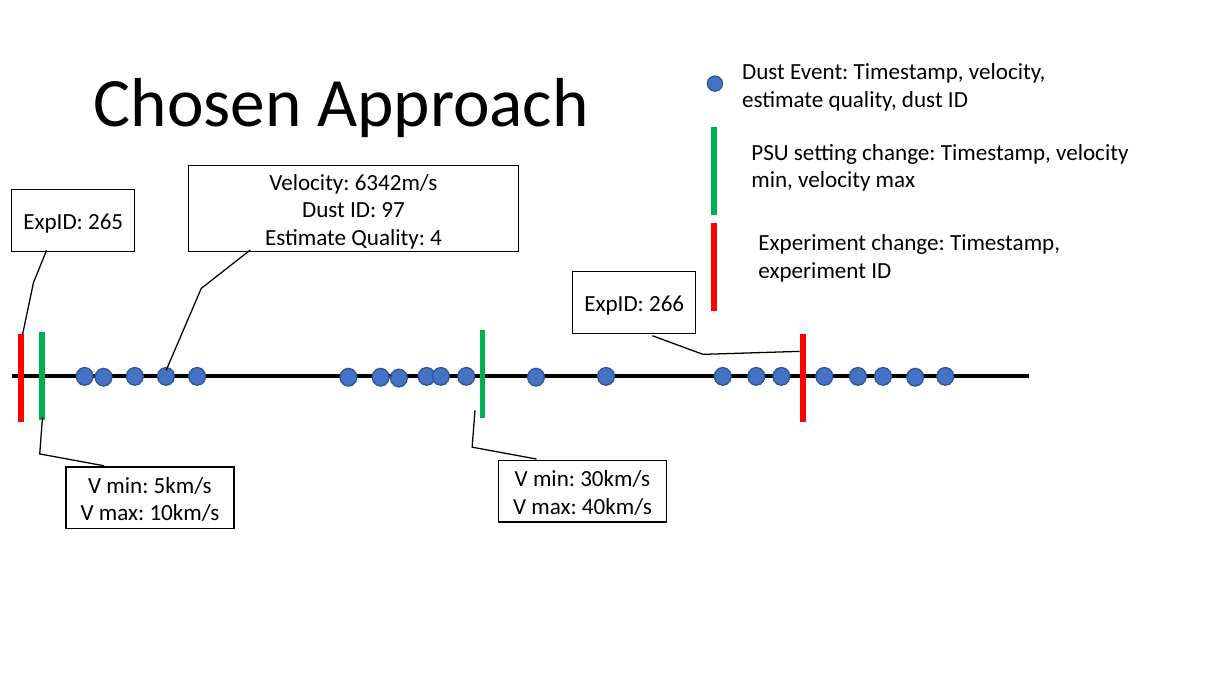
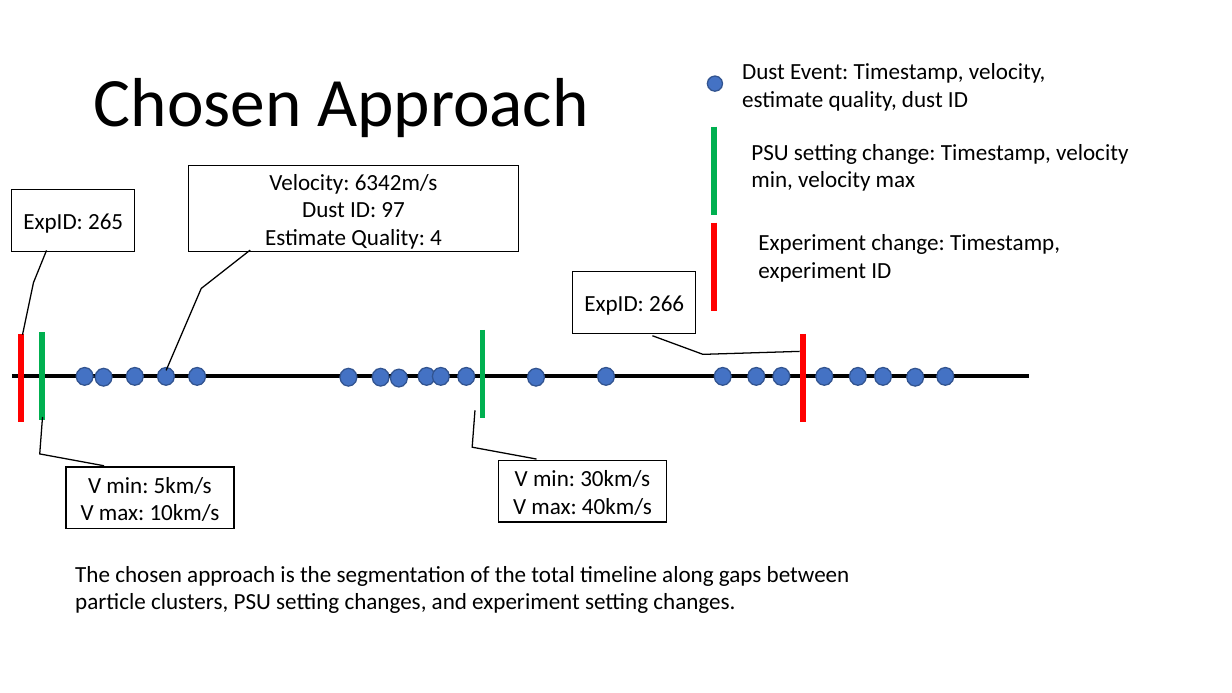
Before and after one commit to nathan-m-schneider-22/Dust-Accelerator-Database-Analysis, a slide deck: slide 5 of Dust_Data_Project.pptx. Drawn at 1232x693 pixels with LibreOffice and Linux fonts; fonts in the diff are those of the drawing. Boxes give left, top, right and bottom in pixels: in the first picture for what was removed or moved away, otherwise in the second. Text is boxed around its words. In the diff, an @@ line names an element or a change of style, - is before the commit and + after.

```diff
--- a/Dust_Data_Project.pptx
+++ b/Dust_Data_Project.pptx
@@ text added at (x1=75, y1=566, x2=850, y2=613), 18 pt, text #000000 @@
+The chosen approach is the segmentation of the total timeline along gaps between particle clusters, PSU setting changes, and experiment setting changes.
```
Also in this commit, not shown: 6 other slides changed, 9 slides added, 11 slides removed, 14 other files.
